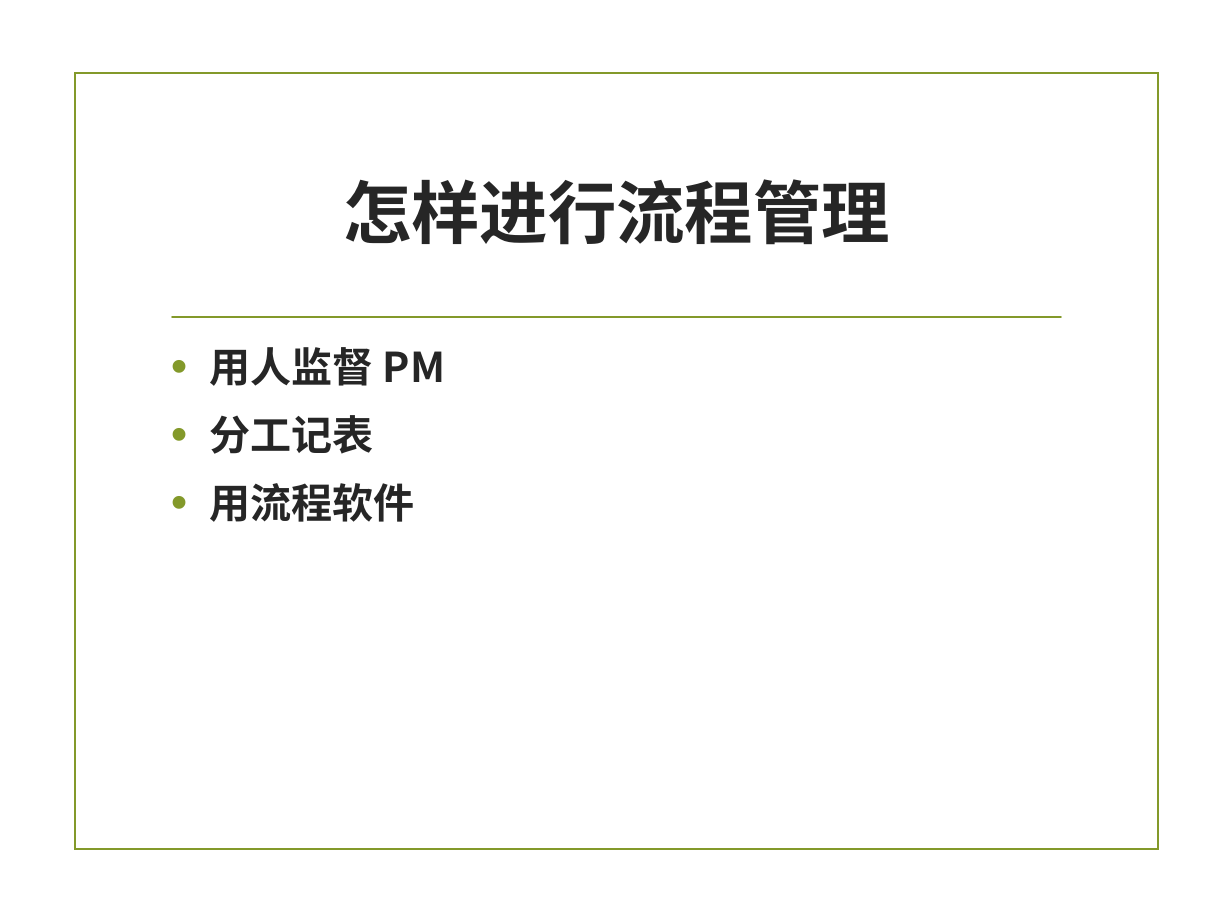
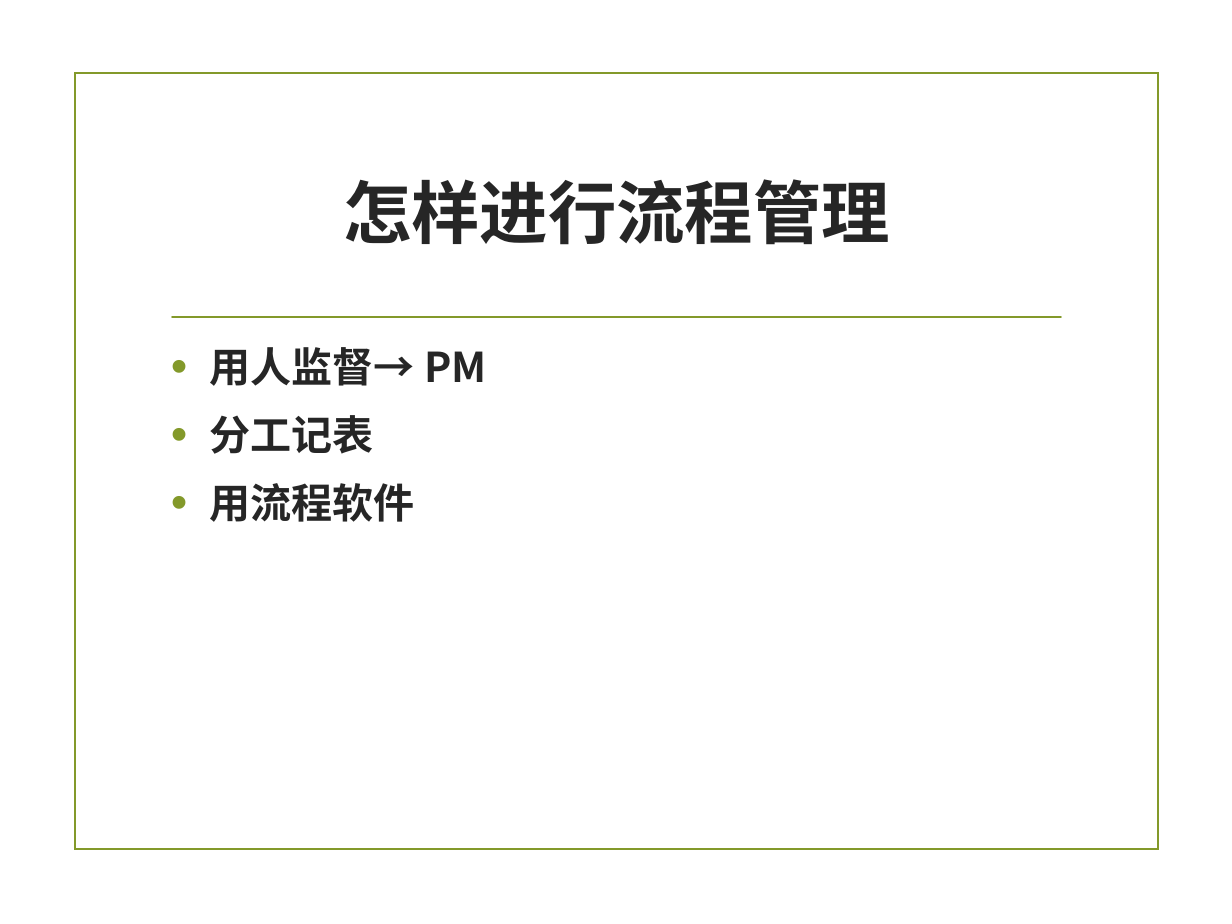
Before and after one commit to zuoshenghuang/curriculum, a slide deck: slide 26 of software/Ch_3_rules.pptx. Drawn at 1232x924 pixels with LibreOffice and Linux fonts; fonts in the diff are those of the drawing; background and template pictures are left out. Boxes give left, top, right and bottom in pixels: in the first picture for what was removed or moved away, otherwise in the second. Text is boxed around its words. In the diff, an @@ line names an element or a change of style, - is before the commit and + after.

```diff
--- a/software/Ch_3_rules.pptx
+++ b/software/Ch_3_rules.pptx
@@ text at <box>209,347,486,386</box>: text changed @@
-• 用人监督 PM
+• 用人监督→ PM
```
Also in this commit, not shown: 7 other slides changed, 2 slides added, 2 slides removed, 5 other files.
